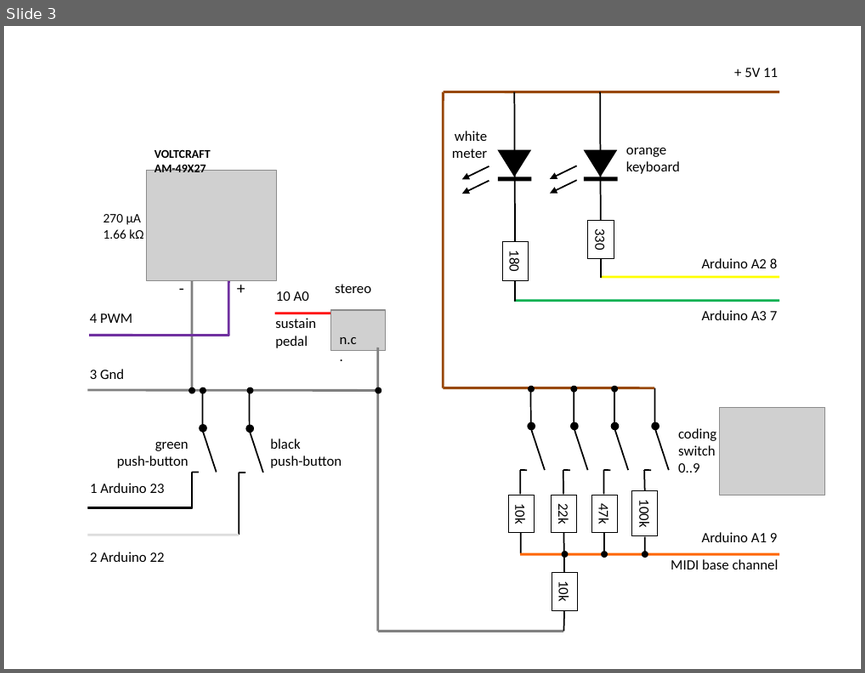
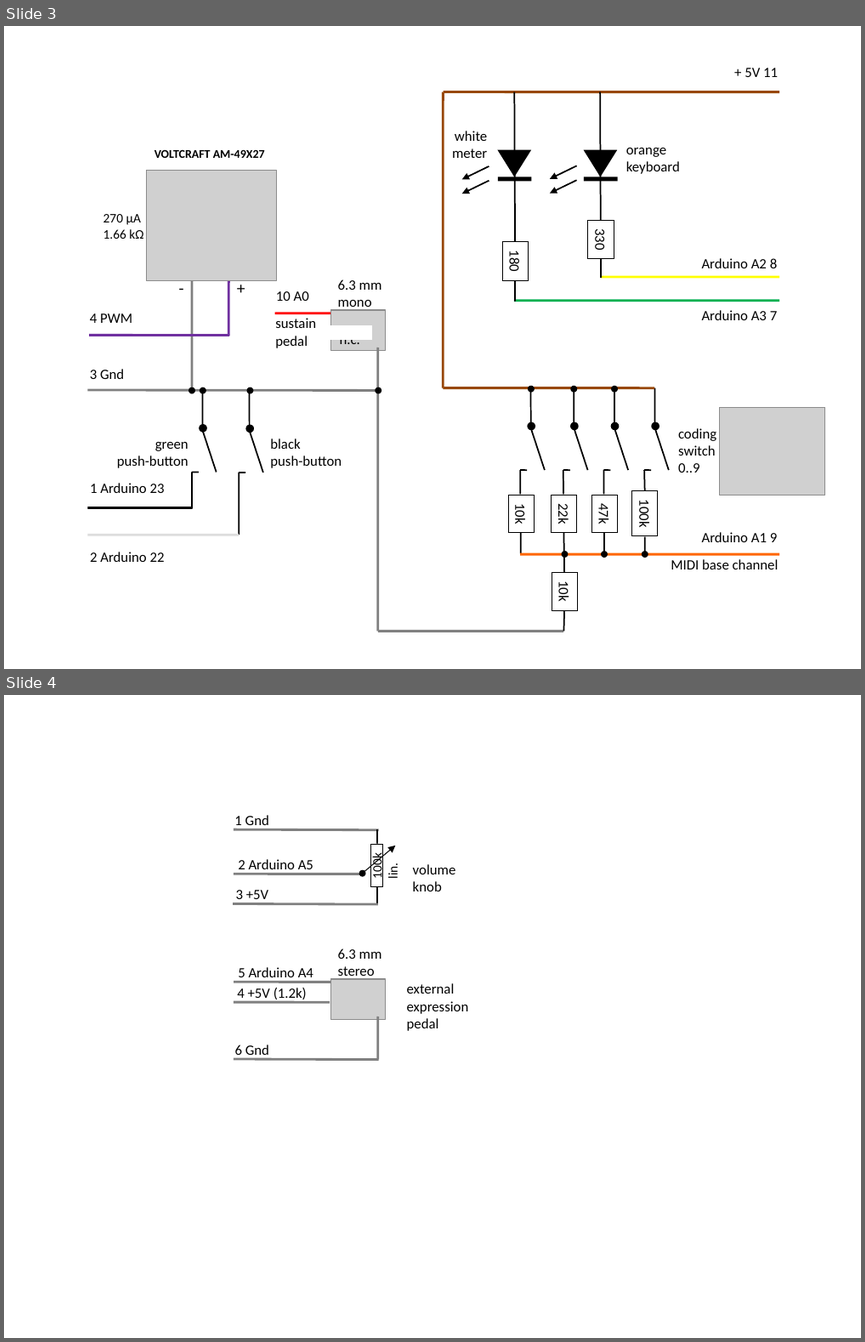
Before and after one commit to HaraldRieder/Matrix_to_MIDI, a slide deck: Hardware.odp. Shown one above the other, each under a label of ours: slide 3 before the commit, slides 3 and 4 after it. The pictures are 865x673 and 865x1342 pixels, drawn with LibreOffice and Linux fonts; fonts in the diff are those of the drawing; grey boxes stand for pictures. Boxes give left, top, right and bottom in pixels: in the first picture for what was removed or moved away, otherwise in the second. Text is boxed around its words. In the diff, an @@ line names an element or a change of style, - is before the commit and + after.

```diff
--- a/Hardware.odp
+++ b/Hardware.odp
@@ slide 4 added at (4,695,861,1338), background #FFFFFF @@
@@ text added at (234,815,269,829), 12 pt, text #000000 @@
+1 Gnd
@@ line added from (234, 829) to (378, 829), #808080 2.01 pt @@
@@ arrow added from (361, 874) to (396, 845), #000000 0.74 pt @@
@@ rectangle added at (370,844,383,886), outline #000000 0 pt @@
@@ line added from (376, 829) to (376, 843), #000000 1.25 pt @@
@@ text added at (238,859,313,869), 12 pt, text #000000 @@
+2 Arduino A5
@@ ellipse added at (358,870,365,877), fill #000000 @@
@@ text added at (370,856,401,878), 11 pt, text #000000 @@
+100k
+lin.
@@ text added at (413,864,456,891), 12 pt, text #000000 @@
+volume
+knob
@@ line added from (234, 874) to (361, 874), #808080 2.01 pt @@
@@ text added at (236,890,268,903), 12 pt, text #000000 @@
+3 +5V
@@ line added from (376, 886) to (376, 904), #000000 1.25 pt @@
@@ line added from (233, 904) to (377, 904), #808080 2.01 pt @@
@@ text added at (338,948,382,980), 12 pt, text #000000 @@
+6.3 mm
+stereo
@@ text added at (238,967,313,977), 12 pt, text #000000 @@
+5 Arduino A4
@@ line added from (234, 982) to (330, 982), #808080 2.01 pt @@
@@ text added at (237,987,307,1001), 12 pt, text #000000 @@
+4 +5V (1.2k)
@@ picture added at (330,979,386,1019) @@
@@ text added at (407,983,469,1031), 12 pt, text #000000 @@
+external
+expression
+pedal
@@ line added from (234, 1002) to (330, 1002), #808080 2.01 pt @@
@@ line added from (377, 1059) to (377, 1016), #808080 2.01 pt @@
@@ text added at (235,1044,269,1059), 12 pt, text #000000 @@
+6 Gnd
@@ line added from (234, 1059) to (378, 1059), #808080 2.01 pt @@
@@ slide 3 changed as well @@
@@ text "VOLTCRAFT AM-49X27" rewrapped from (154,149,211,172) to (154,150,265,158) @@
@@ text added at (338,279,382,311), 12 pt, text #000000 @@
+6.3 mm
+mono
@@ text removed at (335,284,371,293) @@
-stereo
@@ rectangle added at (331,326,371,340), fill #FFFFFF, outline #FFFFFF 0 pt @@
```
Also in this commit, not shown: 3 other slides changed, 1 other slide added, 8 other files.
